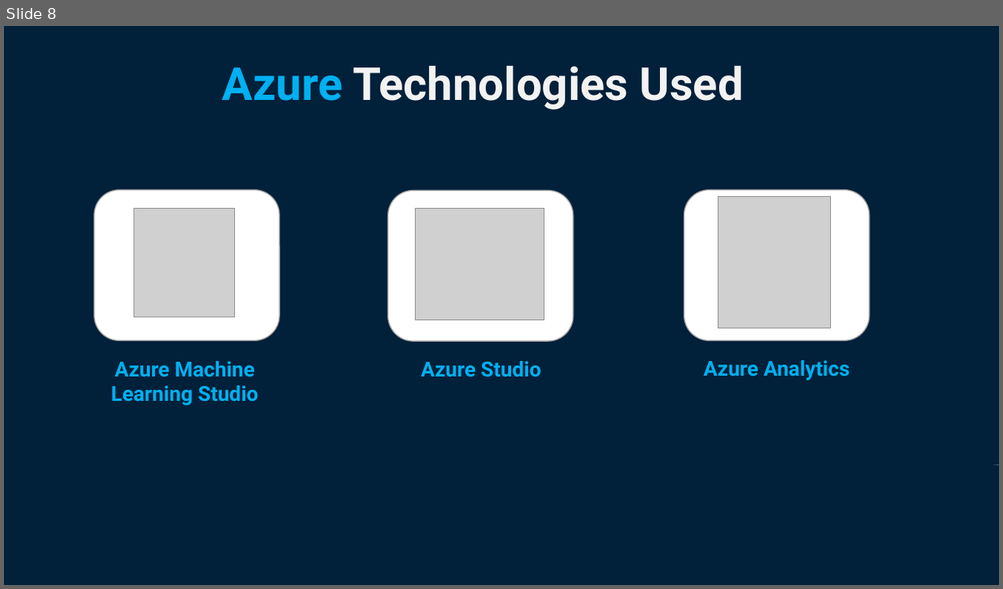
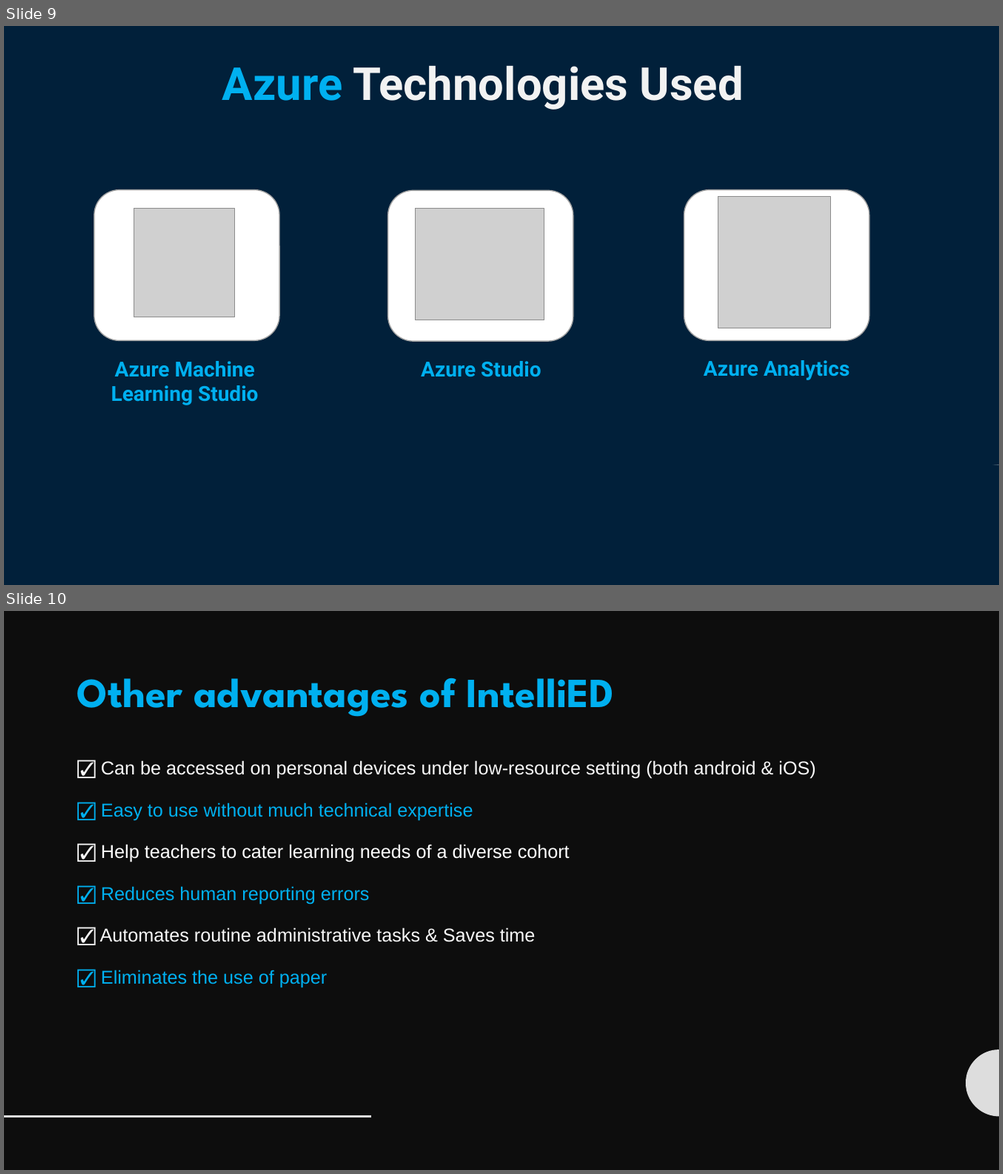
Before and after one commit to AdhyanshBhardwaj/IntelliED, a slide deck: idea/IntelliED - Idea Description.pptx. Shown one above the other, each under a label of ours: slide 8 before the commit, slides 9 and 10 after it. The pictures are 1003x589 and 1003x1174 pixels, drawn with LibreOffice and Linux fonts; fonts in the diff are those of the drawing; grey boxes stand for pictures. Boxes give left, top, right and bottom in pixels: in the first picture for what was removed or moved away, otherwise in the second. Text is boxed around its words. In the diff, an @@ line names an element or a change of style, - is before the commit and + after.

```diff
--- a/idea/IntelliED - Idea Description.pptx
+++ b/idea/IntelliED - Idea Description.pptx
@@ slide 10 added at [4,611,999,1170], background #0D0D0D; not listed: 2 template elements that a slide beside it also shows @@
@@ text added at [77,678,614,717], 40 pt, text #00B0F0, bold @@
+Other advantages of IntelliED
@@ text added at [100,760,815,988], 18 pt, text #F8F8F8 @@
+☑ Can be accessed on personal devices under low-resource setting (both android & iOS)
+☑ Easy to use without much technical expertise
+☑ Help teachers to cater learning needs of a diverse cohort
+☑ Reduces human reporting errors
+☑ Automates routine administrative tasks & Saves time
+☑ Eliminates the use of paper
@@ what was slide 8 is now slide 9 @@
```
Also in this commit, not shown: 2 slides changed, 1 other slide added, 1 slide removed.
